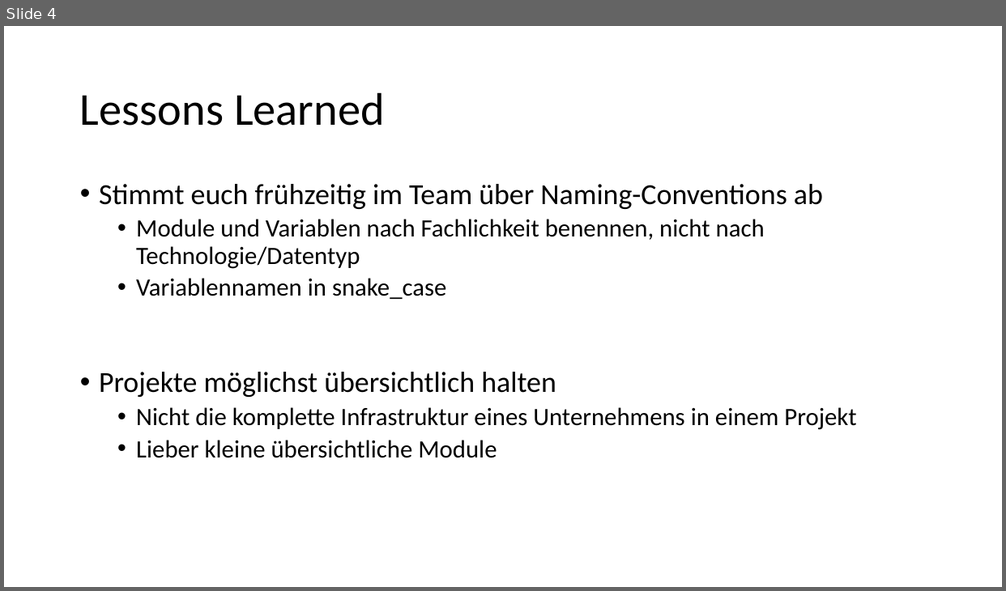
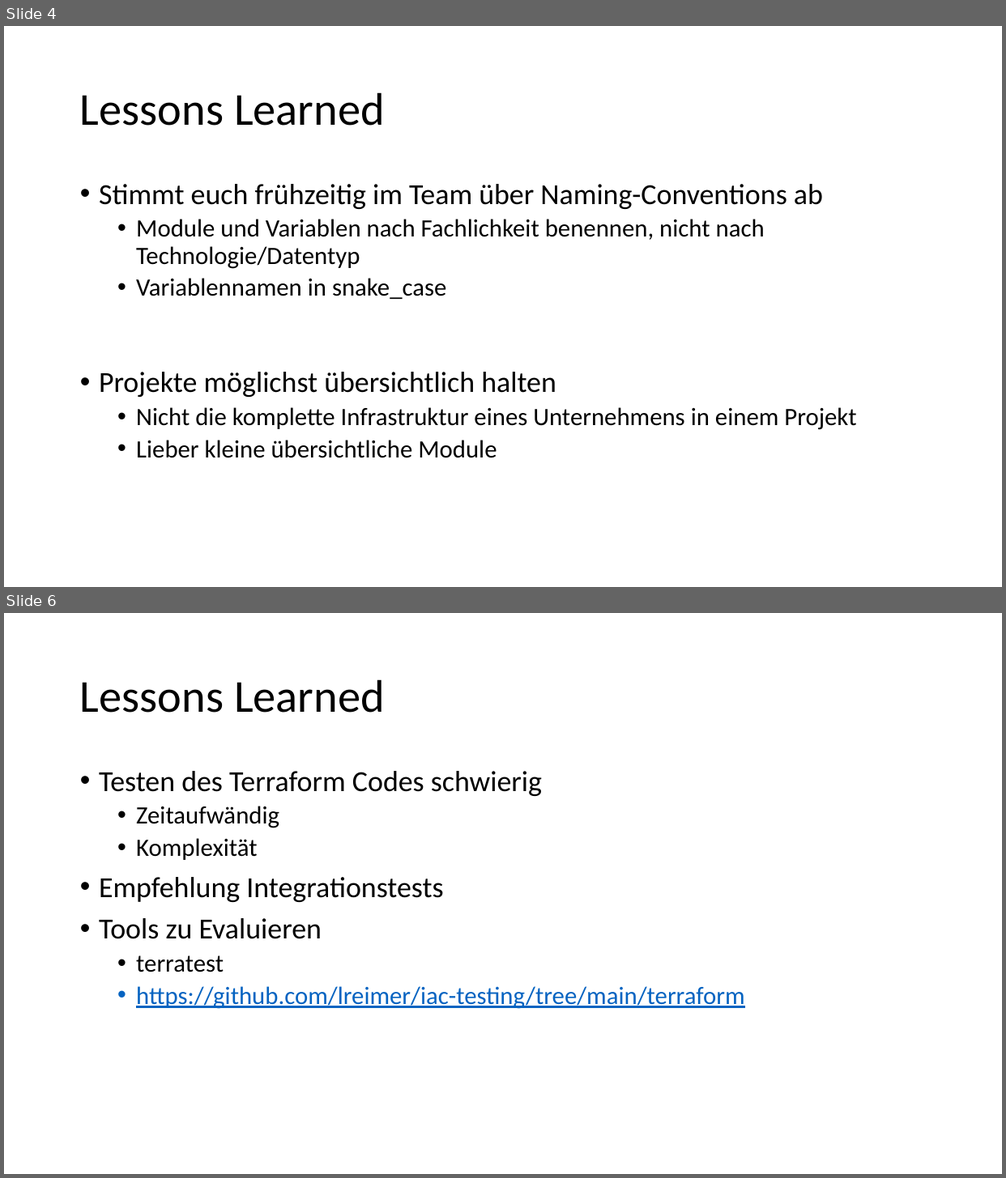
Before and after one commit to djakielski/terraform-schulung, a slide deck: Modul_10_Tipps/Tipps.pptx. Shown one above the other, each under a label of ours: slide 4 before the commit, slides 4 and 6 after it; the slides between them are not shown. The pictures are 1006x591 and 1006x1178 pixels, drawn with LibreOffice and Linux fonts; fonts in the diff are those of the drawing. Boxes give left, top, right and bottom in pixels: in the first picture for what was removed or moved away, otherwise in the second. Text is boxed around its words. In the diff, an @@ line names an element or a change of style, - is before the commit and + after.

```diff
--- a/Modul_10_Tipps/Tipps.pptx
+++ b/Modul_10_Tipps/Tipps.pptx
@@ slide 6 added at box(4, 613, 1002, 1174), background #FFFFFF @@
@@ title added at box(80, 679, 385, 713), 44 pt, text #000000 @@
+Lessons Learned
@@ text added at box(99, 771, 744, 1009), 24 pt, text #000000 @@
+• Testen des Terraform Codes schwierig
+  • Zeitaufwändig
+  • Komplexität
+• Empfehlung Integrationstests
+• Tools zu Evaluieren
+  • terratest
+  • https://github.com/lreimer/iac-testing/tree/main/terraform
```
Also in this commit, not shown: 1 slide changed, 1 other slide added.
